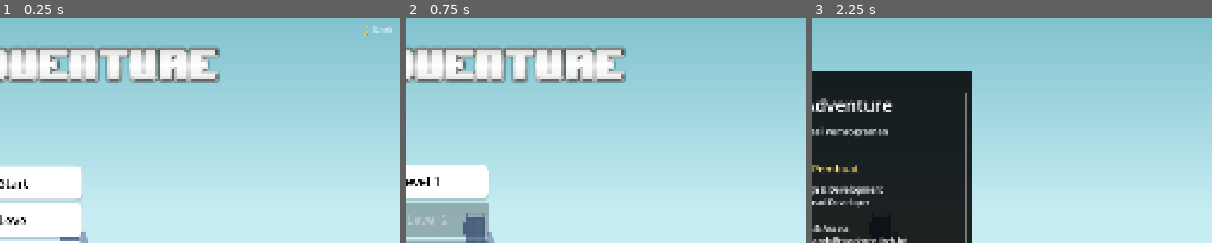
Above: before the commit, frames 1-3 (left to right).
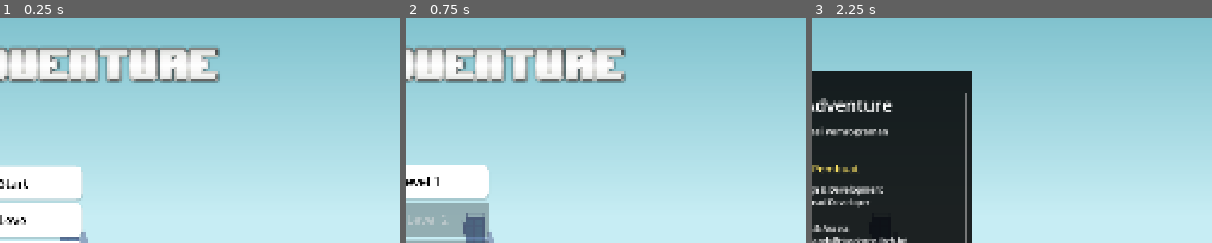
Above: after the commit, the same moments.

Repository: WanaRB/code-adventure
Game: Godot game, scene res://scenes/UI/main_menu.tscn
Same seed, same stepped clock (60 frames per second), same inputs: the game is played once before the commit and once after it. Sound files missing from this copy of the repository are replaced by a short silence.
Inputs:
- Up to frame 1 (0.25 s): no input
- Up to frame 2 (0.75 s): click "Level" at 0.5 s
- Up to frame 3 (2.25 s): click "Back" at 1.25 s; click "Credit" at 2 s
The pictures show only the part of the screen within x 48-98%, y 1-51%; the shares and areas given below are measured in that part.

The runs differ from the first frame. In frame 1, 0.1% of the frame differs, in the area x 91-98%, y 3-8%; in frame 2, nothing differs; in frame 3, nothing differs.

Commit message:
fullscreen mobile, quiz UI, pause button

Diff:
--- a/project.godot
+++ b/project.godot
@@ -20,6 +20,7 @@
 GameEvents="*uid://dcs2uec0ne8yi"
 CameraDirector="*uid://bsdufhjk0frfm"
 SaveManager="*uid://delufcox3foul"
+MobileFullscreen="*uid://cqb5fqm8dny25"
 
 [display]
 
--- a/script/konfigurasi/MobileControls.gd
+++ b/script/konfigurasi/MobileControls.gd
@@ -29,6 +29,7 @@
 var _finger_action : Dictionary = {}
 var _button_rects  : Dictionary = {}
 var _button_visuals: Dictionary = {}
+var _pause_node: Node = null
 
 # ─── Lifecycle ────────────────────────────────────────────────────────────────
 func _ready():
@@ -66,6 +67,34 @@
 		Rect2(W - PAD_RIGHT - BTN_JUMP_SIZE - GAP_ACTION - BTN_E_SIZE,
 			H - PAD_BOTTOM - BTN_E_SIZE, BTN_E_SIZE, BTN_E_SIZE),
 		IMG_E, "E", false)
+
+	# Tombol PAUSE — tengah atas layar
+	var pause_btn := Button.new()
+	pause_btn.text = "⏸"
+	pause_btn.custom_minimum_size = Vector2(90, 90)
+	pause_btn.focus_mode = Control.FOCUS_NONE
+	pause_btn.mouse_default_cursor_shape = Control.CURSOR_POINTING_HAND
+	pause_btn.add_theme_font_size_override("font_size", 36)
+	pause_btn.add_theme_color_override("font_color", Color(1, 1, 1, 0.9))
+
+	var ps := StyleBoxFlat.new()
+	ps.bg_color = Color(0, 0, 0, 0.4)
+	ps.set_corner_radius_all(12)
+	pause_btn.add_theme_stylebox_override("normal", ps)
+	var ps_h := StyleBoxFlat.new()
+	ps_h.bg_color = Color(0, 0, 0, 0.65)
+	ps_h.set_corner_radius_all(12)
+	pause_btn.add_theme_stylebox_override("hover", ps_h)
+	pause_btn.add_theme_stylebox_override("pressed", ps_h)
+
+	# Anchor ke tengah atas
+	pause_btn.set_anchors_preset(Control.PRESET_CENTER_TOP)
+	pause_btn.position = Vector2(-45, 20)  # offset agar pas tengah
+	add_child(pause_btn)
+
+	# Cari pause node di scene aktif
+	_pause_node = get_tree().get_first_node_in_group("pause_controller")
+	pause_btn.pressed.connect(_on_pause_pressed)
 
 func _tambah(action: String, rect: Rect2, img: String, lbl_text: String, flip: bool):
 	_button_rects[action] = rect
@@ -152,3 +181,7 @@
 func _exit_tree():
 	for action in _button_rects:
 		Input.action_release(action)
+
+func _on_pause_pressed() -> void:
+	if _pause_node != null and _pause_node.has_method("_on_pause_btn_pressed"):
+		_pause_node._on_pause_btn_pressed()
--- /dev/null
+++ b/script/konfigurasi/MobileFullscreen.gd
@@ -0,0 +1,27 @@
+extends Node
+
+## Auto-request fullscreen di mobile web saat pertama kali user menyentuh layar.
+## Node ini cukup di-autoload atau ditambahkan ke scene main_menu.
+
+var _sudah_fullscreen := false
+
+func _ready() -> void:
+	# Hanya aktif di web mobile
+	var is_mobile := OS.has_feature("web_android") or OS.has_feature("web_ios")
+	if not is_mobile:
+		queue_free()
+		return
+	set_process_input(true)
+
+func _input(event: InputEvent) -> void:
+	if _sudah_fullscreen:
+		return
+	# Request fullscreen saat sentuhan pertama
+	if event is InputEventScreenTouch and event.pressed:
+		_sudah_fullscreen = true
+		if OS.has_feature("web"):
+			JavaScriptBridge.eval("""
+				var el = document.documentElement;
+				if (el.requestFullscreen) el.requestFullscreen();
+				else if (el.webkitRequestFullscreen) el.webkitRequestFullscreen();
+			""")
--- a/script/tampilan/QuizUI.gd
+++ b/script/tampilan/QuizUI.gd
@@ -54,8 +54,7 @@
 var _highlight_buttons: Array[Button] = []
 var _highlight_correct: Array[bool] = []
 var _current_hl_idx: int = -1
-var _hl_start_times: Array[float] = []
-var _hl_timer_on: Array[bool] = []
+var _quiz_open_time: float = 0.0
 var _session_correct := 0
 var _session_bonus   := 0
 var _session_wrong   := 0
@@ -81,11 +80,7 @@
 	_quiz_data = data
 	_highlight_correct.resize(data.highlights.size())
 	_highlight_correct.fill(false)
-	var _now := Time.get_ticks_msec() / 1000.0
-	_hl_start_times.resize(data.highlights.size())
-	_hl_start_times.fill(_now)
-	_hl_timer_on.resize(data.highlights.size())
-	_hl_timer_on.fill(false)
+	_quiz_open_time = Time.get_ticks_msec() / 1000.0  # catat waktu quiz dibuka
 	_session_correct = 0
 	_session_bonus   = 0
 	_session_wrong   = 0
@@ -546,11 +541,6 @@
 		return  # Sudah benar, abaikan
 	_current_hl_idx = hl_idx
 
-	# Start timer saat pertama kali highlight ini diklik
-	if not _hl_timer_on[hl_idx]:
-		_hl_timer_on[hl_idx] = true
-		_hl_start_times[hl_idx] = Time.get_ticks_msec() / 1000.0
-
 	# Update label konteks
 	var hl := _quiz_data.highlights[hl_idx]
 	_options_context_label.text = "🔧  Memperbaiki   [ %s ]   — pilih pengganti yang benar:" % hl.word
@@ -582,14 +572,14 @@
 		_hide_options()
 
 		# ── Hitung bonus kecepatan ──
-		var elapsed := (Time.get_ticks_msec() / 1000.0) - _hl_start_times[_current_hl_idx]
+		# Elapsed dihitung dari saat quiz pertama dibuka, bukan dari klik highlight
+		var elapsed := (Time.get_ticks_msec() / 1000.0) - _quiz_open_time
 		var bonus := 0
 		if elapsed <= 5.0:
 			bonus = 50
-		elif elapsed <= 10.0:
+		elif elapsed <= 10.0:   # threshold diubah: 10 detik, bukan 15
 			bonus = 25
-		elif elapsed >= 15.0:
-			bonus = 0
+		# > 10 detik: bonus = 0 (sudah default)
 		_session_correct += 1
 		_session_bonus   += bonus
 		_current_hl_idx   = -1
--- a/script/tampilan/main_menu.gd
+++ b/script/tampilan/main_menu.gd
@@ -2,125 +2,14 @@
 
 var _confirm_dialog: Panel = null
 var _is_showing_confirm := false
-var _is_dark_mode := false
 
 # Referensi node yang perlu diubah warna
 @onready var _panel: Panel = $Panel
 @onready var _vbox: VBoxContainer = $VBoxContainer
 
 func _ready() -> void:
-	_add_theme_toggle()
+	pass
 
-func _add_theme_toggle() -> void:
-	# Tombol toggle Dark/Light mode — pojok kanan atas
-	var toggle_btn := Button.new()
-	toggle_btn.name = "ThemeToggle"
-	toggle_btn.text = "🌙 Dark"
-	toggle_btn.flat = true
-	toggle_btn.focus_mode = Control.FOCUS_NONE
-	toggle_btn.mouse_default_cursor_shape = Control.CURSOR_POINTING_HAND
-	toggle_btn.add_theme_font_size_override("font_size", 22)
-	toggle_btn.add_theme_color_override("font_color", Color(1, 1, 1, 0.9))
-
-	var s := StyleBoxFlat.new()
-	s.bg_color = Color(0, 0, 0, 0.35)
-	s.set_corner_radius_all(10)
-	s.content_margin_left = 14
-	s.content_margin_right = 14
-	s.content_margin_top = 6
-	s.content_margin_bottom = 6
-	toggle_btn.add_theme_stylebox_override("normal", s)
-
-	var s_hover := StyleBoxFlat.new()
-	s_hover.bg_color = Color(0, 0, 0, 0.55)
-	s_hover.set_corner_radius_all(10)
-	s_hover.content_margin_left = 14
-	s_hover.content_margin_right = 14
-	s_hover.content_margin_top = 6
-	s_hover.content_margin_bottom = 6
-	toggle_btn.add_theme_stylebox_override("hover", s_hover)
-	toggle_btn.add_theme_stylebox_override("pressed", s_hover)
-
-	toggle_btn.pressed.connect(func(): _toggle_dark_mode(toggle_btn))
-
-	# Anchor ke pojok kanan atas
-	toggle_btn.set_anchors_preset(Control.PRESET_TOP_RIGHT)
-	toggle_btn.offset_left = -160
-	toggle_btn.offset_top = 16
-	toggle_btn.offset_right = -16
-	toggle_btn.offset_bottom = 60
-	add_child(toggle_btn)
-
-func _toggle_dark_mode(btn: Button) -> void:
-	_is_dark_mode = not _is_dark_mode
-
-	if _is_dark_mode:
-		btn.text = "☀️ Light"
-		# Mode gelap: overlay hitam transparan di atas background
-		_apply_dark_mode()
-	else:
-		btn.text = "🌙 Dark"
-		_apply_light_mode()
-
-func _apply_dark_mode() -> void:
-	# Cari atau buat dark overlay
-	var overlay := get_node_or_null("DarkOverlay")
-	if overlay == null:
-		overlay = ColorRect.new()
-		overlay.name = "DarkOverlay"
-		overlay.set_anchors_preset(Control.PRESET_FULL_RECT)
-		overlay.mouse_filter = Control.MOUSE_FILTER_IGNORE
-		# Sisipkan di bawah VBoxContainer agar button masih bisa diklik
-		add_child(overlay)
-		move_child(overlay, 1)  # Setelah Panel background, sebelum VBox
-
-	overlay.color = Color(0, 0, 0, 0.70)
-
-	# Tombol-tombol: teks tetap hitam tapi background lebih gelap
-	_set_buttons_dark(true)
-
-	# Pindahkan ThemeToggle ke atas overlay
-	var toggle := get_node_or_null("ThemeToggle")
-	if toggle:
-		move_child(toggle, get_child_count() - 1)
-
-func _apply_light_mode() -> void:
-	var overlay := get_node_or_null("DarkOverlay")
-	if overlay:
-		overlay.color = Color(0, 0, 0, 0)
-	_set_buttons_dark(false)
-
-func _set_buttons_dark(dark: bool) -> void:
-	# Modifikasi warna teks tombol supaya kontras dengan mode yang aktif
-	var btn_names := ["button_start", "button_level", "button_credit", "button_exit"]
-	for btn_name in btn_names:
-		var btn := get_node_or_null("VBoxContainer/" + btn_name) as Button
-		if btn == null:
-			continue
-		if dark:
-			# Teks putih supaya terlihat di atas gelap
-			btn.add_theme_color_override("font_color", Color(1, 1, 1, 1))
-			btn.add_theme_color_override("font_hover_color", Color(1, 1, 1, 1))
-			btn.add_theme_color_override("font_pressed_color", Color(1, 1, 1, 1))
-			# Background tombol lebih gelap
-			var s := StyleBoxFlat.new()
-			s.bg_color = Color("#2c3e50")
-			s.set_corner_radius_all(16)
-			s.shadow_size = 5
-			btn.add_theme_stylebox_override("normal", s)
-			var s_h := StyleBoxFlat.new()
-			s_h.bg_color = Color("#34495e")
-			s_h.set_corner_radius_all(16)
-			btn.add_theme_stylebox_override("hover", s_h)
-			btn.add_theme_stylebox_override("pressed", s_h)
-		else:
-			# Reset ke warna asli (hapus override → pakai gaya dari scene)
-			btn.remove_theme_color_override("font_color")
-			btn.remove_theme_color_override("font_hover_color")
-			btn.remove_theme_color_override("font_pressed_color")
-			btn.remove_theme_stylebox_override("normal")
-			btn.remove_theme_stylebox_override("hover")
-			btn.remove_theme_stylebox_override("pressed")
 
 func _on_button_start_pressed() -> void:
 	get_tree().change_scene_to_file("res://scenes/Level/level_1.tscn")
--- a/script/tampilan/pause.gd
+++ b/script/tampilan/pause.gd
@@ -4,7 +4,7 @@
 
 # Called when the node enters the scene tree for the first time.
 func _ready() -> void:
-	pass # Replace with function body.
+	add_to_group("pause_controller")
 
 
 # Called every frame. 'delta' is the elapsed time since the previous frame.
@@ -23,3 +23,8 @@
 func _on_main_menu_pressed() -> void:
 	get_tree().paused = false
 	get_tree().change_scene_to_file("res://scenes/UI/main_menu.tscn")
+
+func _on_pause_btn_pressed() -> void:
+	# Dipanggil oleh tombol pause mobile
+	get_tree().paused = true
+	pause_panel.show()
Not shown, added: script/konfigurasi/MobileFullscreen.gd.uid
